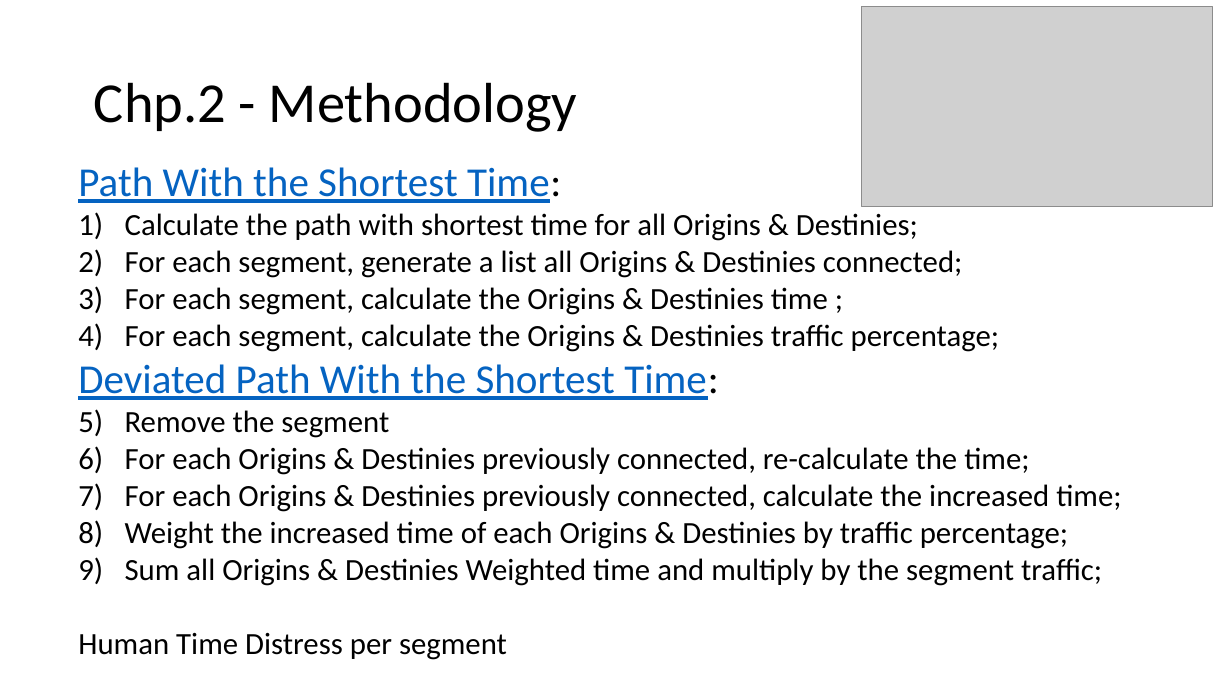
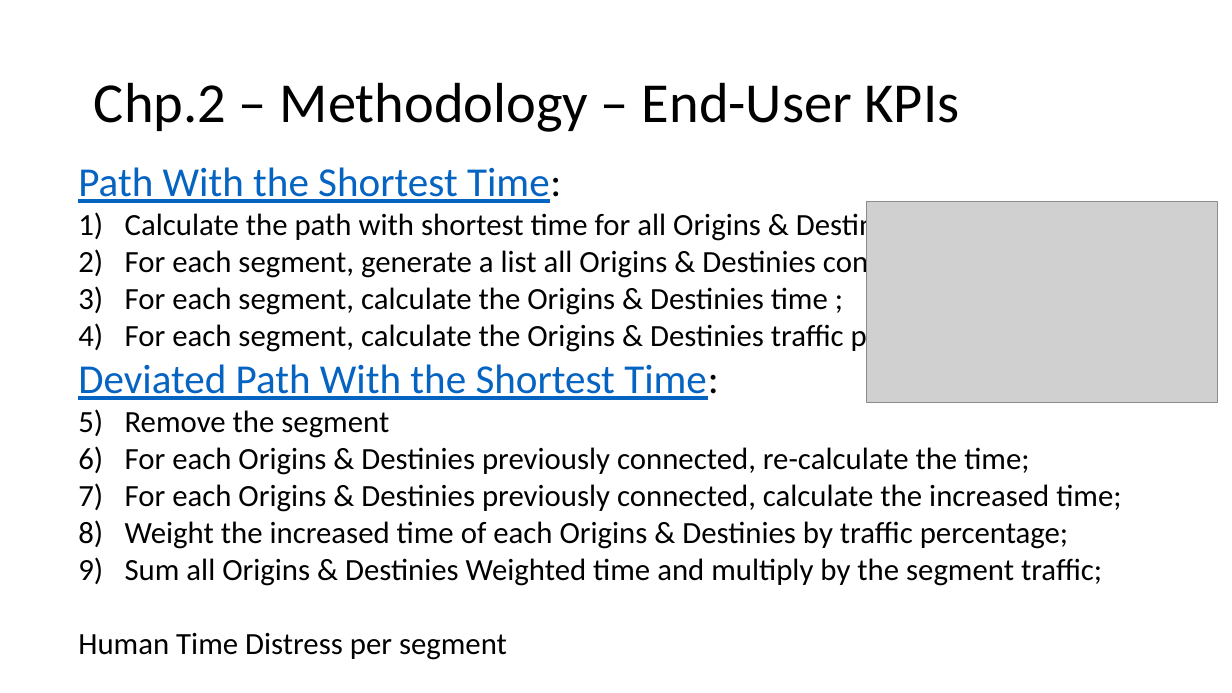
Before and after one commit to Breno-st/big-cities-transport, a slide deck: slide 14 of 11.Presenttaions/big-cities-transport.pptx (slide 7 before the commit). Drawn at 1232x693 pixels with LibreOffice and Linux fonts; fonts in the diff are those of the drawing; grey boxes stand for pictures. Boxes give left, top, right and bottom in pixels: in the first picture for what was removed or moved away, otherwise in the second. Text is boxed around its words. In the diff, an @@ line names an element or a change of style, - is before the commit and + after.

```diff
--- a/11.Presenttaions/big-cities-transport.pptx
+++ b/11.Presenttaions/big-cities-transport.pptx
@@ title at box(94, 82, 960, 132): text changed @@
-Chp.2 - Methodology
+Chp.2 – Methodology – End-User KPIs
@@ picture: place and size @@
-picture at box(861, 6, 1212, 207)
+picture at box(867, 202, 1217, 403)
```
Also in this commit, not shown: 3 other slides changed, 8 slides added, 38 other files.
